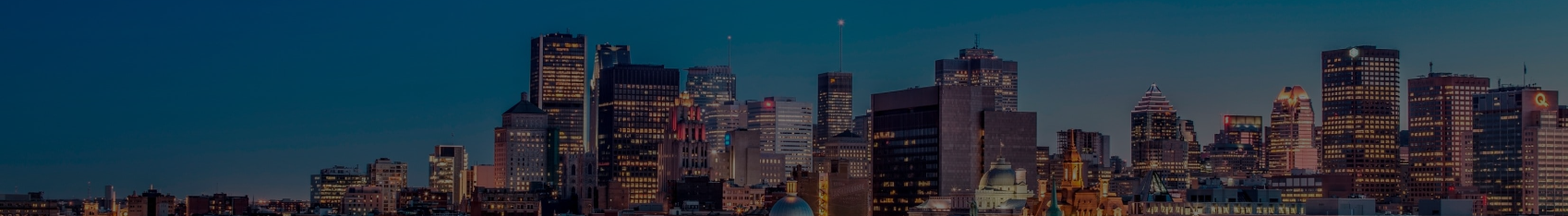
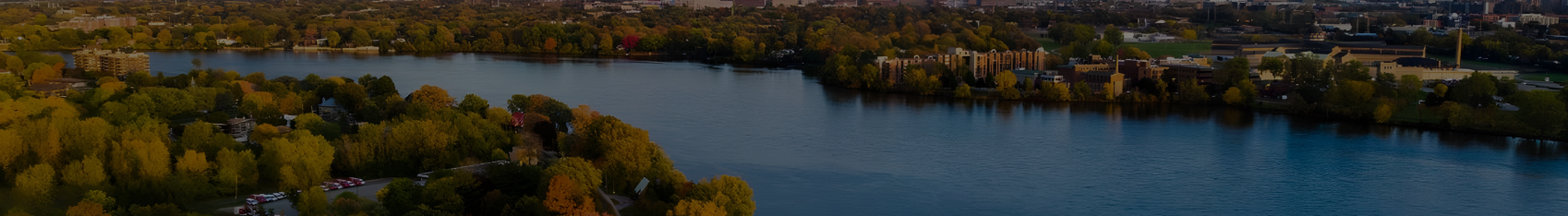
Layer changes from the first 1568×216 image to the second:
painted on "Calque Copié" over [0, 0, 1568, 216]
